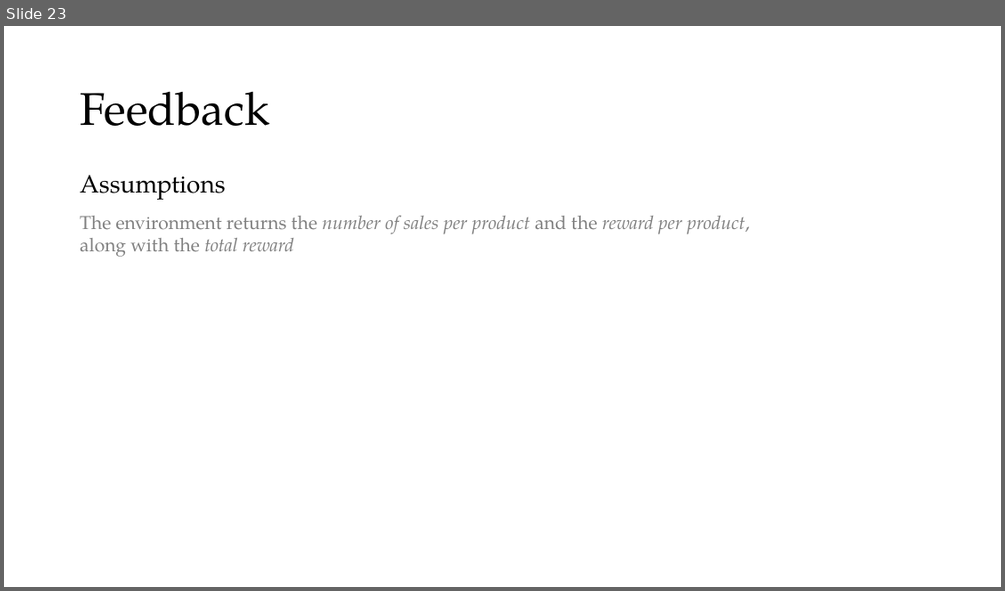
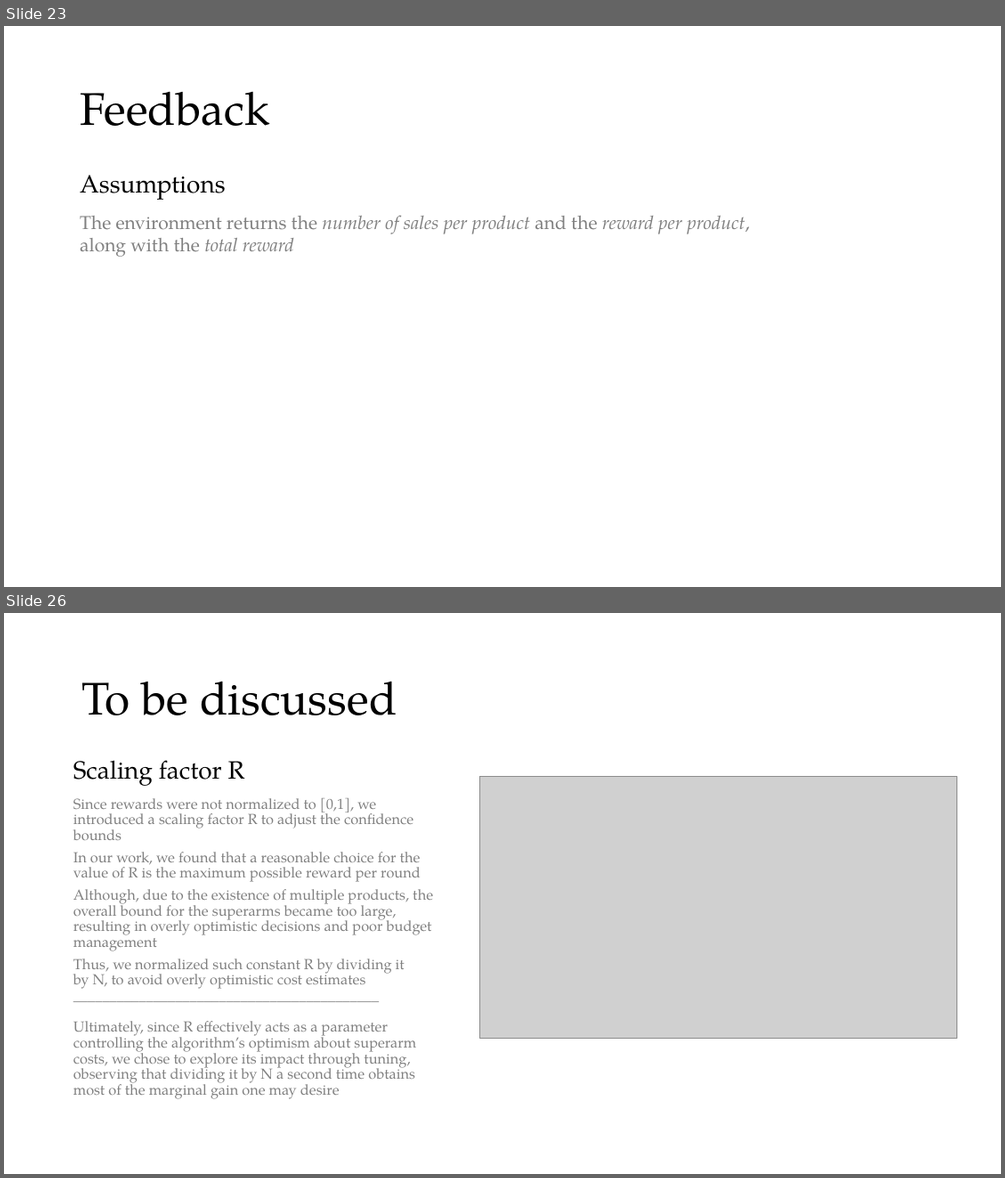
Before and after one commit to peetceenatoo/online-learning, a slide deck: Slides.pptx. Shown one above the other, each under a label of ours: slide 23 before the commit, slides 23 and 26 after it; the slides between them are not shown. The pictures are 1005x591 and 1005x1178 pixels, drawn with LibreOffice and Linux fonts; fonts in the diff are those of the drawing; grey boxes stand for pictures. Boxes give left, top, right and bottom in pixels: in the first picture for what was removed or moved away, otherwise in the second. Text is boxed around its words. In the diff, an @@ line names an element or a change of style, - is before the commit and + after.

```diff
--- a/Slides.pptx
+++ b/Slides.pptx
@@ slide 26 added at [4, 613, 1001, 1174], background #FFFFFF @@
@@ title added at [81, 681, 396, 715], 44 pt, text #000000 @@
+To be discussed
@@ text added at [73, 760, 433, 1099], 14 pt, text #808080 @@
+Scaling factor R
+Since rewards were not normalized to [0,1], we introduced a scaling factor R to adjust the confidence bounds
+In our work, we found that a reasonable choice for the value of R is the maximum possible reward per round
+Although, due to the existence of multiple products, the overall bound for the superarms became too large, resulting in overly optimistic decisions and poor budget management
+Thus, we normalized such constant R by dividing it by N, to avoid overly optimistic cost estimates
+__________________________________________
+Ultimately, since R effectively acts as a parameter controlling the algorithm’s optimism about superarm costs, we chose to explore its impact through tuning, observing that dividing it by N a second time obtains most of the marginal gain one may desire
@@ picture added at [479, 777, 956, 1038] @@
```
Also in this commit, not shown: 8 slides changed, 7 other slides added, 2 slides removed, 1 other file.
